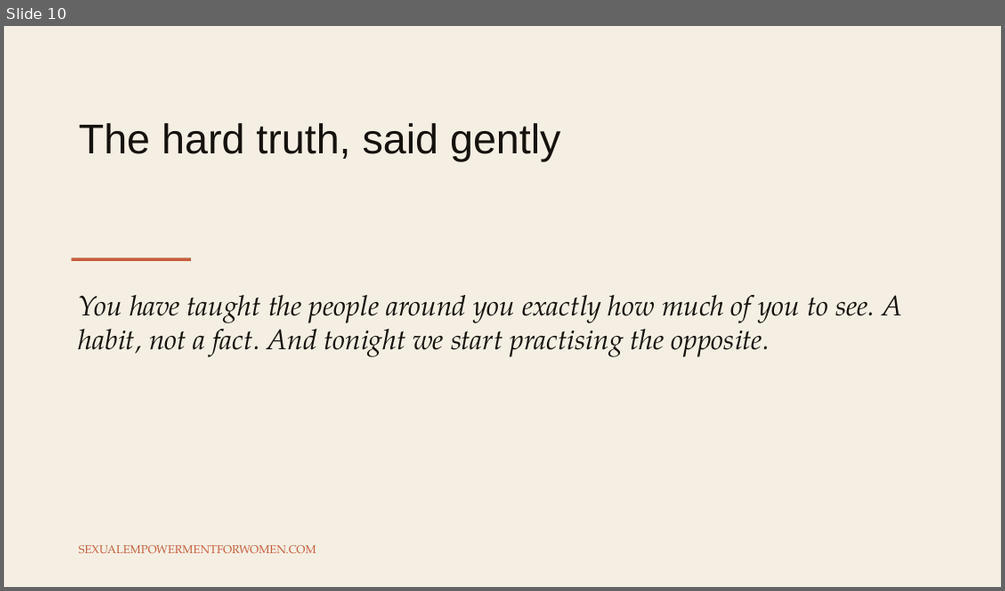
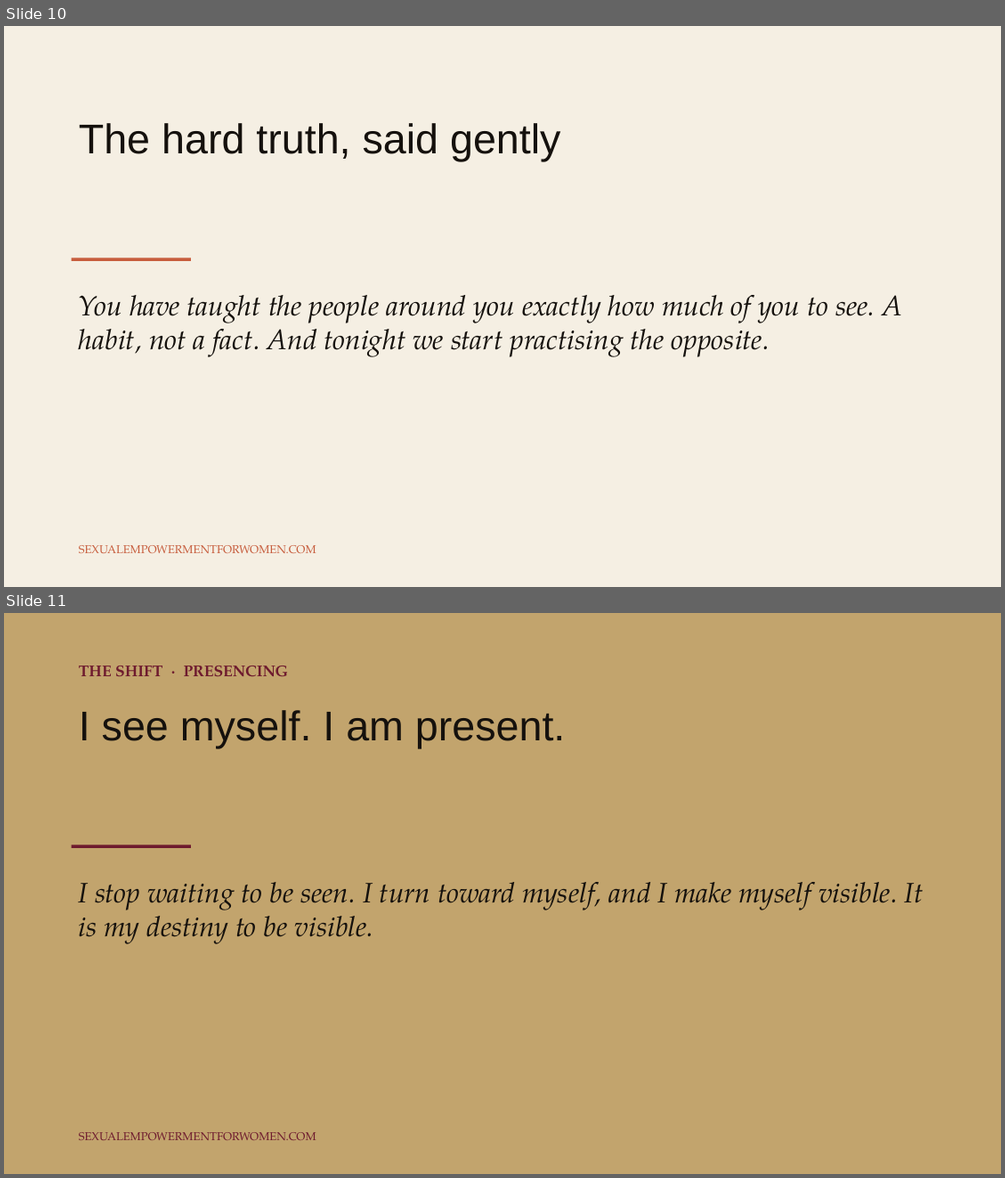
Before and after one commit to tarisha-starr/GitHub-folder, a slide deck: content/sessions/slides/Session-1-Coming-Home-to-Yourself.pptx. Shown one above the other, each under a label of ours: slide 10 before the commit, slides 10 and 11 after it. The pictures are 1005x591 and 1005x1178 pixels, drawn with LibreOffice and Linux fonts; fonts in the diff are those of the drawing. Boxes give left, top, right and bottom in pixels: in the first picture for what was removed or moved away, otherwise in the second. Text is boxed around its words. In the diff, an @@ line names an element or a change of style, - is before the commit and + after.

```diff
--- a/content/sessions/slides/Session-1-Coming-Home-to-Yourself.pptx
+++ b/content/sessions/slides/Session-1-Coming-Home-to-Yourself.pptx
@@ slide 11 added at (4, 613, 1001, 1174), background #C2A46D @@
@@ text added at (79, 666, 289, 676), 15 pt, text #6E1A2E, bold @@
+THE SHIFT · PRESENCING
@@ text added at (79, 710, 565, 748), 40 pt, text #15110D @@
+I see myself. I am present.
@@ rectangle added at (72, 844, 191, 848), fill #6E1A2E @@
@@ text added at (79, 882, 923, 944), 27 pt, text #15110D, italic @@
+I stop waiting to be seen. I turn toward myself, and I make myself visible. It is my destiny to be visible.
@@ text added at (79, 1132, 316, 1140), 11 pt, text #6E1A2E @@
+SEXUALEMPOWERMENTFORWOMEN.COM
```
Also in this commit, not shown: 2 other slides added, 1 slide removed, 3 other files.
